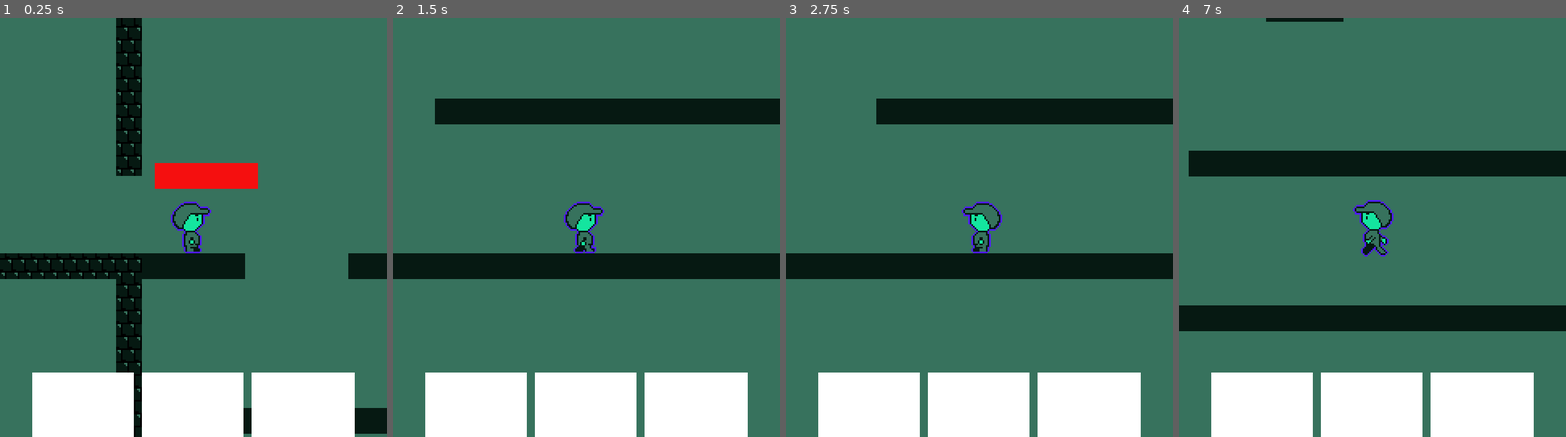
Above: before the commit, frames 1-4 (left to right).
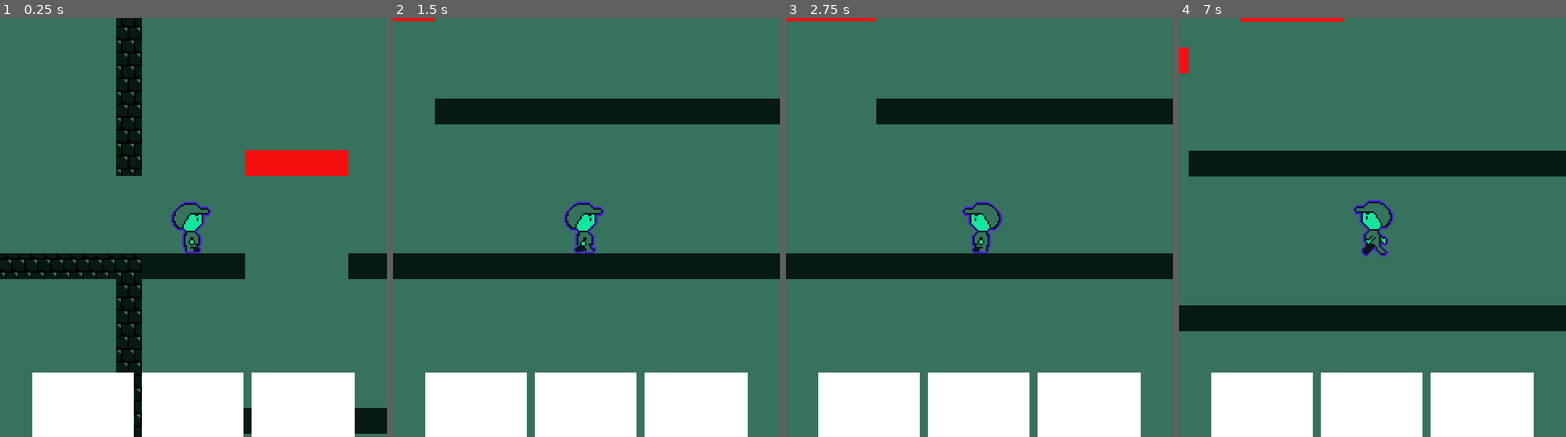
Above: after the commit, the same moments.

Repository: Hackerspace-IFUSP/LD49
Game: Godot game, scene res://Maps/Test.tscn
Same seed, same stepped clock (60 frames per second), same inputs: the game is played once before the commit and once after it.
Inputs:
- Up to frame 1 (0.25 s): no input
- Up to frame 2 (1.5 s): tap Enter at 0.5 s; hold D (move_right) from 0.53 s (still down); tap W (jump) at 0.77 s
- Up to frame 3 (2.75 s): tap W (jump) at 1.52 s; release D (move_right) at 2.03 s; hold A (move_left) from 2.03 s (still down)
- Up to frame 4 (7 s): release A (move_left) at 2.78 s; hold D (move_right) 2.78-4.28 s; tap W (jump) at 3.02, 3.77, 4.52, 6.02, 6.77 s; hold A (move_left) 4.28-5.03 s; hold D (move_right) 5.03-5.78 s; hold A (move_left) from 5.78 s (still down)

The runs differ from the first frame. In frame 1, 3.1% of the frame differs, in the area x 40-90%, y 31-41%; in frame 2, less than 0.1%; in frame 3, 0.2%; in frame 4, 0.4%.

Commit message:
platforms

Diff:
--- a/Maps/Test.tscn
+++ b/Maps/Test.tscn
@@ -59,20 +59,39 @@
 
 [node name="test" type="Node2D"]
 
-[node name="Platform" parent="." instance=ExtResource( 3 )]
-position = Vector2( 312, -56 )
-
 [node name="Player" parent="." instance=ExtResource( 4 )]
 position = Vector2( 336, -16 )
 
 [node name="Camera2D" type="Camera2D" parent="Player"]
 current = true
 
+[node name="Platforms" type="Node2D" parent="."]
+
+[node name="Platform" parent="Platforms" instance=ExtResource( 3 )]
+position = Vector2( 368, -64 )
+unstable = true
+
+[node name="Platform2" parent="Platforms" instance=ExtResource( 3 )]
+position = Vector2( 464, -96 )
+unstable = true
+
+[node name="Platform3" parent="Platforms" instance=ExtResource( 3 )]
+position = Vector2( 528, -112 )
+unstable = true
+
+[node name="Platform4" parent="Platforms" instance=ExtResource( 3 )]
+position = Vector2( 624, -128 )
+unstable = true
+
+[node name="Platform5" parent="Platforms" instance=ExtResource( 3 )]
+position = Vector2( 720, -128 )
+unstable = true
+
 [node name="TileMap" type="TileMap" parent="."]
 tile_set = SubResource( 2 )
 cell_size = Vector2( 16, 16 )
 format = 1
-tile_data = PoolIntArray( -2031651, 0, 0, -2031650, 0, 0, -2 …(9798 unchanged characters)… , 0, -524285, 0, 0, -524270, 0, 0, -524250, 0, 0, -524249, 0, 0, -524248, 0, 0, -524247, 0, 0, -524243, 0, 0, -524242, 0, 0, -524241, 0, 0, -524240, 0, 0, -524235, 0, 0, -524234, 0, 0, -524233, 0, 0, -524230, 0, 0, -524229, 0, 0, -524226, 0, 0, -524225, 0, 0, -524222, 0, 0, -524221, 0, 0, -524218, 0, 0, -524217, 0, 0, -524214, 0, 0, -524213, 0, 0, -524212, 0, 0, -524211, 0, 0, -524210, 0, 0, -393251, 0, 0, -393225, 0, 0, -458734, 0, 0, -458719, 0, 0, -458718, 0, 0, -458717, 0, 0, -458698, 0, 0, -458697, 0, 0, -458678, 0, 0, -458677, 0, 0, -458676, 0, 0, -458675, 0, 0, -458674, 0, 0, -327715, 0, 0, -327689, 0, 0, -393198, 0, 0, -393186, 0, 0, -393185, 0, 0, -393184, 0, 0, -393162, 0, 0, -393161, 0, 0, -3 …(10581 unchanged characters)…
+tile_data = PoolIntArray( -2031651, 0, 0, -2031650, 0, 0, -2 …(9798 unchanged characters)… , 0, -524285, 0, 0, -524270, 0, 0, -524235, 0, 0, -524234, 0, 0, -524233, 0, 0, -524230, 0, 0, -524229, 0, 0, -524226, 0, 0, -524225, 0, 0, -524222, 0, 0, -524221, 0, 0, -524218, 0, 0, -524217, 0, 0, -524214, 0, 0, -524213, 0, 0, -524212, 0, 0, -524211, 0, 0, -524210, 0, 0, -393251, 0, 0, -393225, 0, 0, -458734, 0, 0, -458698, 0, 0, -458697, 0, 0, -458678, 0, 0, -458677, 0, 0, -458676, 0, 0, -458675, 0, 0, -458674, 0, 0, -327715, 0, 0, -327689, 0, 0, -393198, 0, 0, -393162, 0, 0, -393161, 0, 0, -3 …(10581 unchanged characters)…
 
 [node name="TileMap2" type="TileMap" parent="."]
 tile_set = SubResource( 4 )
--- a/Scenes/Platform.tscn
+++ b/Scenes/Platform.tscn
@@ -9,6 +9,7 @@
 extents = Vector2( 32, 40 )
 
 [node name="Platform" type="RigidBody2D"]
+position = Vector2( 0.862042, 0 )
 mode = 1
 contacts_reported = 1
 contact_monitor = true
--- a/Scripts/Platform.gd
+++ b/Scripts/Platform.gd
@@ -2,6 +2,8 @@
 # https://ivfreire.github.io/gamedev.html
 
 extends RigidBody2D
+
+export var unstable: bool = false
 
 func _ready():
 	pass
@@ -11,6 +13,13 @@
 	var bodies = $Area2D.get_overlapping_bodies()
 	if bodies:
 		if bodies[0].name == 'Player':
-			$Collider.disabled = bodies[0].global_position.y - 32  < self.global_position.y
+			$Collider.disabled = bodies[0].global_position.y > self.global_position.y - 16
+			if self.unstable:
+				self.collapse()
+		else:
+			$Collider.disabled = true
 
 	pass
+
+func collapse():
+	pass
